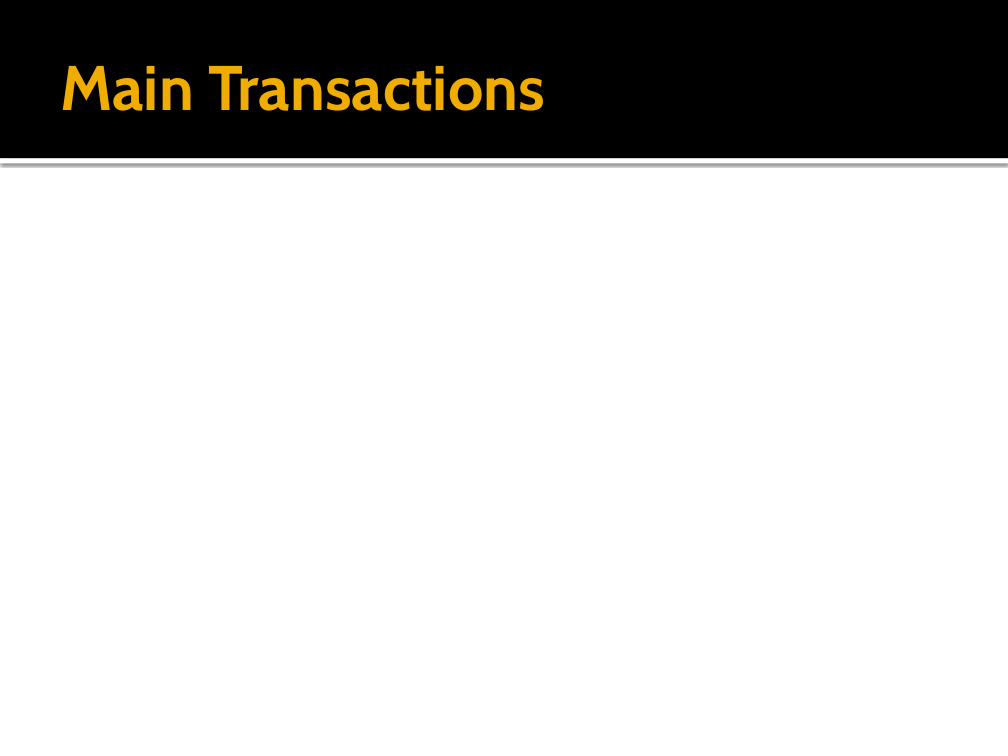
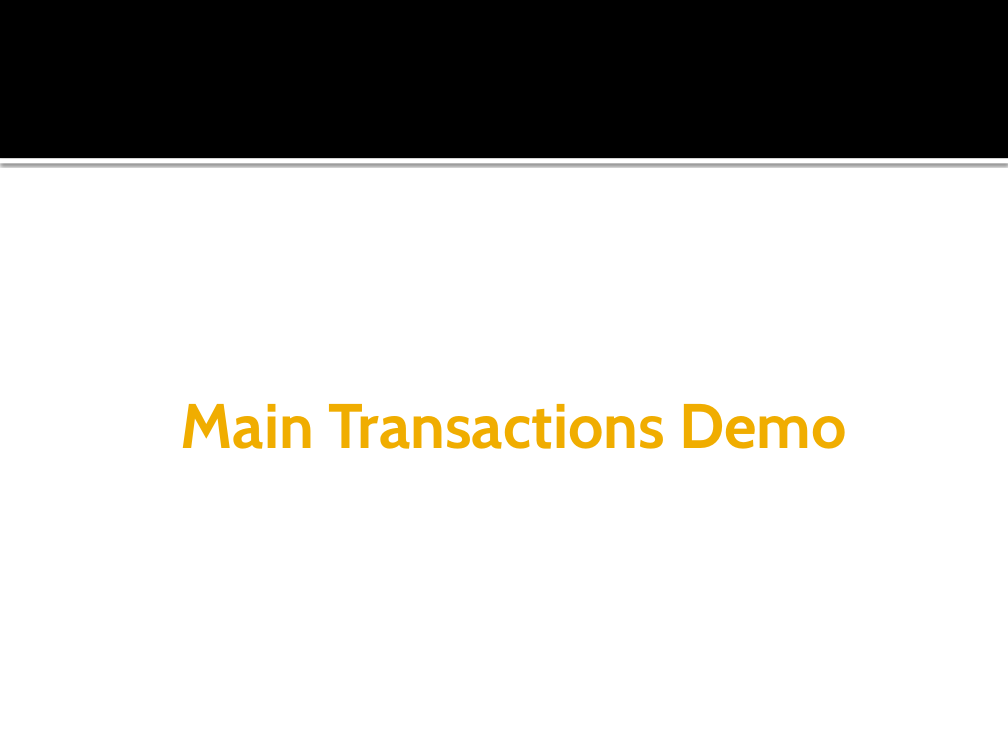
Before and after one commit to tu-lil/SYSTEM_INTEGRATION_PART_B, a slide deck: slide 15 of xTuple PostBooks Presentation Part B.pptx (slide 11 before the commit). Drawn at 1008x756 pixels with LibreOffice and Linux fonts; fonts in the diff are those of the drawing. Boxes give left, top, right and bottom in pixels: in the first picture for what was removed or moved away, otherwise in the second. Text is boxed around its words. In the diff, an @@ line names an element or a change of style, - is before the commit and + after.

Commit message:
Updated ppt. Moved main transactions slide to end

```diff
--- a/xTuple PostBooks Presentation Part B.pptx
+++ b/xTuple PostBooks Presentation Part B.pptx
@@ title at (181,404,846,449): text changed @@
-Main Transactions
+Main Transactions Demo
```
